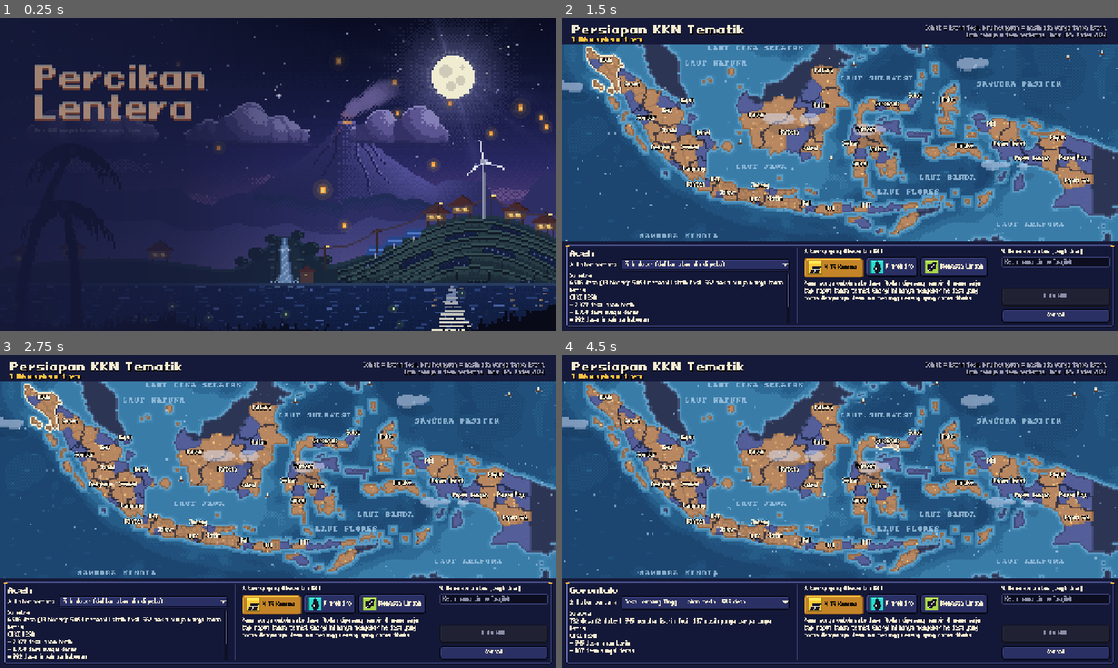
Above: before the commit, frames 1-4 (two rows, left to right).
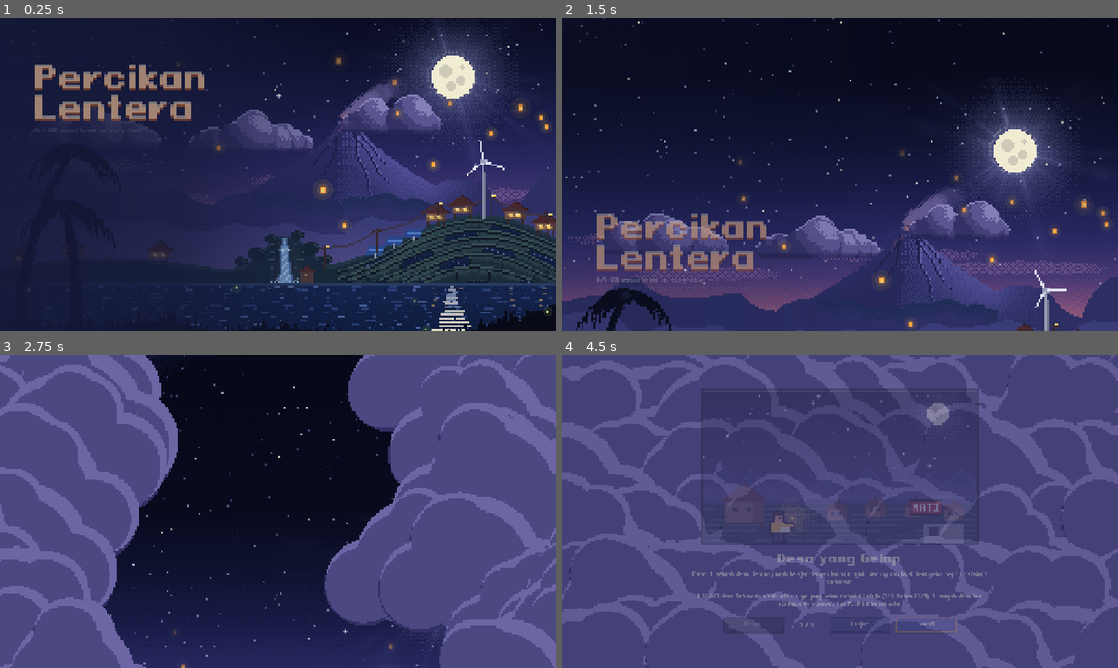
Above: after the commit, the same moments.

Repository: RizqieSufiawan/percikan-lentera
Game: Godot game, scene res://scenes/title.tscn
The game is run twice, just before and just after one commit, with the same random seed, the same clock (stepped at 60 frames per second) and the same inputs. Sound files missing from this copy of the repository are replaced by a short silence.
Inputs (mouse positions are in pixels of both pictures, inside the frame that each line leads up to):
- Up to frame 1 (0.25 s): no input
- Up to frame 2 (1.5 s): click "Permainan Baru" at 0.5 s; click (923, 287) at 1.25 s, where only the run before the commit has a clickable "Lewati"
- Up to frame 3 (2.75 s): tap Enter at 2 s; move the mouse to (278, 480) at 2.02 s; hold Right from 2.03 s (still down); tap Delete at 2.1 s; click (278, 480) at 2.17 s; tap Space at 2.27, 2.57 s
- Up to frame 4 (4.5 s): move the mouse to (728, 527) at 2.77 s; release Right at 2.78 s; hold Down (ui_down) 2.78-3.53 s; tap U at 2.85 s; click (728, 527) at 2.92 s; tap Space at 3.02, 3.32 s; move the mouse to (895, 442) at 3.52 s; hold Right 3.53-4.25 s; tap 1 at 3.6 s; click (895, 442) at 3.67 s; click (923, 624) at 4.25 s, where only the run after the commit has a clickable "Lewati"

The runs differ from the first frame. In frame 1, 3.4% of the frame differs, in the area x 5-100%, y 19-100%; in frame 2, 95%; in frame 3, 91%; in frame 4, 96%, in the area x 0-100%, y 0-100%.

Commit message:
goated transition

Diff:
--- /dev/null
+++ b/scripts/ui/cloud_transition.gd
@@ -0,0 +1,218 @@
+extends CanvasLayer
+## Transisi awan: gumpalan awan datang dari kiri dan kanan sampai menutup layar, scene diganti
+## di balik awan, lalu awan menyibak dari tengah ke pinggir. Dipasang di root, jadi tetap hidup
+## saat scene berganti, lalu menghapus dirinya sendiri.
+##
+## Tiap gumpal awan digambar SEKALI di SubViewport kecilnya sendiri (1 piksel = 1 piksel seni),
+## jadi bentuknya berpiksel seperti seni lain di permainan. Saat bergerak, gambar gumpal itu
+## digeser per piksel layar (bukan per piksel seni / 4 piksel), sehingga gerakannya halus.
+##
+## Pakai:  CloudTransition.play(get_tree(), func(): Game.goto("setup"))
+##
+## Dengan stay = true awan tidak membuka setelah scene diganti, tetapi turun ke belakang layar
+## (jadi latar slide intro) dan bergoyang pelan. resume() lalu mengganti scene di balik awan
+## dan baru membuka awan.
+
+const PX := 4.0  # 1 piksel seni = 4 piksel layar
+const COLS := 8
+const ROWS := 5
+const CLOSE_TIME := 1.5  # lama satu gumpal bergerak masuk (detik)
+const CLOSE_SPREAD := 0.45  # selisih waktu berangkat antar-gumpal
+const HOLD_TIME := 0.2  # awan diam menutup layar setelah scene diganti
+const OPEN_TIME := 1.8
+const OPEN_SPREAD := 0.45
+# Warna awan malam yang disinari bulan (selaras dengan awan di menu utama).
+const SHADOW := Color8(50, 48, 100)
+const BASE := Color8(76, 72, 130)
+const LIGHT := Color8(108, 102, 164)
+
+var on_closed: Callable
+var _view: Control
+var _art := Vector2(320, 180)
+var _puffs: Array = []  # {target, start, exit, balls: [[offset, r]], d_in, d_out}
+var _t := 0.0
+var _phase := 0  # 0 menutup, 1 menunggu scene baru, 2 menahan, 3 membuka, 4 jadi latar (diam)
+var _rng := RandomNumberGenerator.new()
+var _stay := false
+var _clock := 0.0
+var _amp := 0.0  # besar goyangan awan saat jadi latar (0..1)
+
+## Transisi yang sedang jadi latar (fase 4), atau null.
+static var resting: CanvasLayer = null
+
+
+static func play(tree: SceneTree, closed: Callable, stay := false) -> void:
+	var tr = load("res://scripts/ui/cloud_transition.gd").new()
+	tr.on_closed = closed
+	tr._stay = stay
+	tree.root.add_child(tr)
+
+
+## Awan yang sedang jadi latar naik lagi menutupi layar, scene diganti di baliknya, lalu awan
+## membuka. Tanpa awan latar, scene langsung diganti.
+static func resume(closed: Callable) -> void:
+	if resting == null or not is_instance_valid(resting):
+		resting = null
+		closed.call()
+		return
+	var tr = resting
+	resting = null
+	tr.layer = 120
+	tr.on_closed = closed
+	tr._stay = false
+	tr._phase = 1
+	tr._t = 0.0
+	tr.on_closed.call()
+
+
+func is_resting() -> bool:
+	return _phase == 4
+
+
+func _ready() -> void:
+	layer = 120
+	process_mode = Node.PROCESS_MODE_ALWAYS
+	_rng.randomize()
+	var vs := get_viewport().get_visible_rect().size
+	_art = (vs / PX).ceil()
+	_view = Control.new()
+	_view.texture_filter = CanvasItem.TEXTURE_FILTER_NEAREST
+	_view.position = Vector2.ZERO
+	_view.size = vs
+	_view.mouse_filter = Control.MOUSE_FILTER_STOP  # tahan klik selama transisi
+	_view.draw.connect(_draw_clouds)
+	add_child(_view)
+	_build_puffs()
+	for p in _puffs:
+		_bake_puff(p)
+
+
+## Gambar satu gumpal ke SubViewport-nya sendiri (sekali saja, lalu dipakai sebagai tekstur).
+func _bake_puff(p: Dictionary) -> void:
+	var lo := Vector2(INF, INF)
+	var hi := -lo
+	for b in p["balls"]:
+		var r: float = b[1]
+		lo = lo.min(b[0] - Vector2(r + 1, r))
+		hi = hi.max(b[0] + Vector2(r, r + 3))
+	lo = (lo - Vector2(2, 2)).floor()
+	hi = (hi + Vector2(2, 2)).ceil()
+	var vp := SubViewport.new()
+	vp.size = Vector2i(hi - lo)
+	vp.transparent_bg = true
+	vp.disable_3d = true
+	vp.render_target_update_mode = SubViewport.UPDATE_ONCE
+	var cv := Node2D.new()
+	cv.position = -lo
+	var balls: Array = p["balls"]
+	cv.draw.connect(func():
+		# Tiap bola: bayangan di bawah, lalu bola terang, lalu bola dasar yang sedikit digeser ke
+		# kiri bawah, sehingga hanya tepi kanan-atas (yang menghadap bulan) yang tersisa terang.
+		for b in balls:
+			cv.draw_circle((b[0] + Vector2(-1, 3)).round(), b[1], SHADOW)
+		for b in balls:
+			cv.draw_circle(b[0].round(), b[1], LIGHT)
+		for b in balls:
+			var r: float = b[1]
+			cv.draw_circle((b[0] + Vector2(-r * 0.1, r * 0.13)).round(), r * 0.93, BASE))
+	vp.add_child(cv)
+	add_child(vp)
+	p["tex"] = vp.get_texture()
+	p["origin"] = lo  # sudut kiri atas tekstur relatif terhadap pusat gumpal (piksel seni)
+	p["size"] = hi - lo
+
+
+func _build_puffs() -> void:
+	var cw := _art.x / COLS
+	var rh := _art.y / ROWS
+	var mid := _art / 2.0
+	for r in ROWS + 1:
+		for c in COLS + 1:
+			# Kisi rapat (lebih banyak dari layar) supaya saat menutup tidak ada celah.
+			var target := Vector2((c + 0.25 * (r % 2)) * cw, (r + 0.1) * rh) \
+				+ Vector2(_rng.randf_range(-4, 4), _rng.randf_range(-4, 4))
+			var R := _rng.randf_range(0.82, 1.0) * maxf(cw, rh)
+			var side := -1.0 if target.x < mid.x else 1.0
+			var start := target + Vector2(side * (_art.x * 0.75 + _rng.randf_range(0, 60)), _rng.randf_range(-24, 24))
+			var away := (target - mid) / mid  # -1..1
+			var exit := target + Vector2(side * (_art.x * 0.7 + _rng.randf_range(20, 70)), away.y * 50.0)
+			var balls := [[Vector2.ZERO, R]]
+			for k in 2:
+				var s := -1.0 if k == 0 else 1.0
+				var rr := R * _rng.randf_range(0.6, 0.75)
+				balls.append([Vector2(s * R * _rng.randf_range(0.75, 0.95), R * 0.35), rr])
+			for k in _rng.randi_range(2, 3):
+				var ang := deg_to_rad(_rng.randf_range(-150, -30))
+				var rr := R * _rng.randf_range(0.45, 0.6)
+				balls.append([Vector2(cos(ang), sin(ang)) * R * _rng.randf_range(0.55, 0.75), rr])
+			var edge := absf(away.x)  # 0 di tengah, 1 di pinggir
+			_puffs.append({
+				"target": target, "start": start, "exit": exit, "balls": balls,
+				"d_in": _rng.randf_range(0.0, CLOSE_SPREAD),
+				# Menyibak dari tengah: gumpal di tengah berangkat lebih dulu.
+				"d_out": edge * OPEN_SPREAD + _rng.randf_range(0.0, 0.08),
+			})
+	# Gumpal yang lebih rendah digambar belakangan (di depan), seperti awan menumpuk.
+	_puffs.sort_custom(func(a, b): return a["target"].y < b["target"].y)
+
+
+func _process(delta: float) -> void:
+	_t += delta
+	_clock += delta
+	_amp = move_toward(_amp, 1.0 if _phase == 4 else 0.0, delta * 0.8)
+	match _phase:
+		0:
+			if _t >= CLOSE_TIME + CLOSE_SPREAD:
+				_phase = 1
+				_t = 0.0
+				if _stay:
+					resting = self  # sudah diisi sebelum scene baru menjalankan _ready()
+				if on_closed.is_valid():
+					on_closed.call()
+		1:
+			# Beri waktu scene baru dimuat dan menggambar beberapa frame di balik awan.
+			if _t >= 0.1:
+				_phase = 4 if _stay else 2
+				_t = 0.0
+				if _stay:
+					# Turun ke belakang layar: UI scene baru tampil di atas awan.
+					layer = -10
+		2:
+			if _t >= HOLD_TIME:
+				_phase = 3
+				_t = 0.0
+		3:
+			if _t >= OPEN_TIME + OPEN_SPREAD + 0.1:
+				queue_free()
+				return
+	_view.queue_redraw()
+
+
+func _puff_pos(p: Dictionary) -> Array:  # [posisi, skala]
+	match _phase:
+		0:
+			var k := clampf((_t - p["d_in"]) / CLOSE_TIME, 0.0, 1.0)
+			k = 1.0 - pow(1.0 - k, 3.0)  # cepat lalu melambat saat sampai
+			return [p["start"].lerp(p["target"], k), 1.0]
+		3:
+			var k := clampf((_t - p["d_out"]) / OPEN_TIME, 0.0, 1.0)
+			k = 1.0 - cos(k * PI / 2.0)  # pelan lalu makin cepat menyibak
+			return [(p["target"] + _wobble(p)).lerp(p["exit"], k), 1.0]
+	return [p["target"] + _wobble(p), 1.0]
+
+
+func _wobble(p: Dictionary) -> Vector2:
+	var ph: float = p["target"].x * 0.13 + p["target"].y * 0.07
+	return Vector2(sin(_clock * 0.5 + ph) * 3.0, cos(_clock * 0.37 + ph * 1.7) * 1.5) * _amp
+
+
+func _draw_clouds() -> void:
+	if _phase == 1 or _phase == 2 or _phase == 4:
+		_view.draw_rect(Rect2(Vector2.ZERO, _view.size), BASE)  # jaminan: tidak ada celah saat scene diganti
+	for p in _puffs:
+		var c: Vector2 = _puff_pos(p)[0]
+		if c.x < -_art.x * 0.6 or c.x > _art.x * 1.6:
+			continue
+		# Posisi dibulatkan ke piksel LAYAR (bukan piksel seni): bentuk tetap tajam, gerak halus.
+		var tl: Vector2 = ((c + p["origin"]) * PX).round()
+		_view.draw_texture_rect(p["tex"], Rect2(tl, p["size"] * PX), false)
--- a/scripts/ui/map_view.gd
+++ b/scripts/ui/map_view.gd
@@ -73,6 +73,11 @@
 var _region_layer: Control
 var _overlay: Control
 var _sea: ColorRect
+## Suasana malam peta: 1 = malam pekat (awal permainan), 0 = terang (semua desa bersih).
+var night := 1.0
+var _night_target := 1.0
+var _night_ready := false
+const NIGHT_AMBIENT := Color(0.55, 0.56, 0.8)  # warna awan/kapal di peta saat malam
 ## Awan, perahu, burung, asap fosil, dan percikan energi bersih (scripts/ui/map_ambient.gd).
 var _ambient: Control
 
@@ -118,6 +123,7 @@
 		nodes[p.id] = n
 		if p.region_mask:
 			_prepare_region(p)
+	set_night(1.0)
 	tooltip_text = "peta"  # isi sebenarnya dari _get_tooltip()
 	resized.connect(_layout)
 	_layout.call_deferred()
@@ -328,6 +334,12 @@
 
 func refresh() -> void:
 	var sim := Game.sim
+	# Makin banyak desa memakai energi bersih, makin terang. Dipangkatkan < 1 supaya kemajuan awal
+	# sudah terasa.
+	_night_target = 1.0 - pow(clampf(sim.access_ratio(), 0.0, 1.0), 0.7)
+	if not _night_ready:  # pertama kali (mis. memuat simpanan): langsung ke suasana yang benar
+		_night_ready = true
+		set_night(_night_target)
 	for id in nodes:
 		var s: Simulation.ProvinceState = sim.provinces[id]
 		nodes[id].refresh(s, Game.db.ui, sim.is_reachable(s))
@@ -425,6 +437,8 @@
 
 
 func _process(delta: float) -> void:
+	if not is_equal_approx(night, _night_target):
+		set_night(move_toward(night, _night_target, delta * 0.15))
 	if not _animating:
 		return
 	_animating = false
@@ -444,8 +458,19 @@
 	_geom_tex.update(_geom_img)
 
 
+func set_night(v: float) -> void:
+	night = v
+	if _sea:
+		(_sea.material as ShaderMaterial).set_shader_parameter("night", v)
+	for id in _regions:
+		(_regions[id].material as ShaderMaterial).set_shader_parameter("night", v)
+	if _ambient:
+		_ambient.modulate = Color.WHITE.lerp(NIGHT_AMBIENT, v)
+
+
 ## Selesaikan semua animasi sebaran seketika (dipakai tes/screenshot).
 func finish_spread_animation() -> void:
+	set_night(_night_target)
 	for k in _cell_count:
 		_r_now[k] = _r_target[k]
 		var g := _geom_img.get_pixel(k, 0)
--- a/scripts/ui/slides_screen.gd
+++ b/scripts/ui/slides_screen.gd
@@ -1,8 +1,11 @@
 extends Control
 ## Slide intro cerita / panduan. Isi dari data/slides/*.tres (urutan di database.tres).
 
+const CLOUD_TRANSITION := preload("res://scripts/ui/cloud_transition.gd")
+
 var _slides: Array[SlideData] = []
 var _index: int = 0
+var _leaving := false
 
 
 func _ready() -> void:
@@ -11,9 +14,16 @@
 	%NextBtn.pressed.connect(func(): _go(_index + 1))
 	%SkipBtn.pressed.connect(_finish)
 	_go(0)
+	if CLOUD_TRANSITION.resting != null:
+		# Datang dari menu lewat awan: awan jadi latar, slide muncul pelan di atasnya.
+		$Bg.color = Color(Palette.NIGHT, 0.5)
+		modulate.a = 0.0
+		create_tween().tween_property(self, "modulate:a", 1.0, 0.5)
 
 
 func _go(i: int) -> void:
+	if _leaving:
+		return
 	Audio.sfx(&"click")
 	if i >= _slides.size():
 		_finish()
@@ -41,6 +51,15 @@
 
 
 func _finish() -> void:
+	if _leaving:
+		return
+	_leaving = true
 	if Game.slides_mode == "intro":
 		Game.intro_seen = true
-	Game.goto(Game.slides_next)
+	if CLOUD_TRANSITION.resting == null:
+		Game.goto(Game.slides_next)
+		return
+	# Slide memudar, awan naik menutup lagi, peta dimuat di baliknya, lalu awan membuka.
+	var tw := create_tween()
+	tw.tween_property(self, "modulate:a", 0.0, 0.35)
+	tw.tween_callback(func(): CLOUD_TRANSITION.resume(func(): Game.goto(Game.slides_next)))
--- a/scripts/ui/title_screen.gd
+++ b/scripts/ui/title_screen.gd
@@ -28,6 +28,15 @@
 const LAKE2 := Color8(72, 96, 156)
 const PALMS := preload("res://assets/ui/title_palms.png")
 const CREDITS := preload("res://scripts/ui/credits_panel.gd")
+const CLOUD_TRANSITION := preload("res://scripts/ui/cloud_transition.gd")
+## Langit di atas title_sky.png (tools/make_title_sky_high.py), terlihat saat kamera naik.
+const SKY_HIGH := preload("res://assets/ui/title_sky_high.png")
+const HIGH_H := 220  # tinggi SKY_HIGH dalam piksel seni
+## Seberapa jauh tiap lapisan turun saat kamera naik (dikali jarak naik). Lapisan jauh bergerak
+## lebih sedikit, jadi gunung dan desa tertinggal di bawah sementara langit berbintang terbuka.
+const PAN_DEPTH := [0.5, 0.72, 0.88, 1.0]
+const PAN_TIME := 2.0  # lama kamera naik (detik)
+const PAN_CLOUDS_AT := 1.5  # awan mulai menutup layar (detik sejak klik)
 const PALM_FRAMES := 16
 const PALM_BOX := Rect2(0, 52, 108, 128)  # piksel seni, sama dengan make_title_bg.py
 const PALM_FPS := 7.0
@@ -71,6 +80,10 @@
 var _next_birds := 14.0
 var _next_shooting := 4.0
 var _par := Vector2.ZERO
+var _pan := 0.0  # jarak kamera naik (piksel layar); 0 = posisi menu biasa
+var _leaving := false
+var _hisky: TextureRect
+var _hi_stars: Array = []  # bintang berkelip di langit atas: {p (piksel gambar, y negatif), ph, sp, big}
 var _time := 0.0
 var _rng := RandomNumberGenerator.new()
 
@@ -92,6 +105,11 @@
 		_stars.append({"p": g * 4.0, "ph": _rng.randf() * TAU, "sp": _rng.randf_range(0.6, 2.2),
 			"lvl": 0.55 if roll < 0.55 else (0.85 if roll < 0.9 else 1.0), "big": roll >= 0.9,
 			"col": Color(1, 0.98, 0.9) if _rng.randf() < 0.7 else Color(0.8, 0.86, 1.0)})
+	for i in 110:
+		var big := _rng.randf() < 0.12
+		_hi_stars.append({"p": Vector2(_rng.randi_range(0, 319), -_rng.randi_range(2, HIGH_H - 2)) * 4.0,
+			"ph": _rng.randf() * TAU, "sp": _rng.randf_range(0.5, 2.0), "big": big,
+			"col": Color(1, 0.97, 0.88) if _rng.randf() < 0.65 else Color(0.78, 0.85, 1.0)})
 	_spawn_cloud_groups()
 	# Asap gunung sudah mengepul sejak awal (tidak mulai dari kosong).
 	for i in 20:
@@ -128,6 +146,14 @@
 		tr.mouse_filter = Control.MOUSE_FILTER_IGNORE
 		%Scenery.add_child(tr)
 		if i == 0:
+			_hisky = TextureRect.new()
+			_hisky.texture = SKY_HIGH
+			_hisky.texture_filter = CanvasItem.TEXTURE_FILTER_NEAREST
+			_hisky.expand_mode = TextureRect.EXPAND_IGNORE_SIZE
+			_hisky.stretch_mode = TextureRect.STRETCH_SCALE
+			_hisky.mouse_filter = Control.MOUSE_FILTER_IGNORE
+			_hisky.draw.connect(_draw_high_stars)
+			tr.add_child(_hisky)
 			_rays = ColorRect.new()
 			_rays.mouse_filter = Control.MOUSE_FILTER_IGNORE
 			var rm := ShaderMaterial.new()
@@ -150,7 +176,13 @@
 		var tr := _layers[i]
 		var d: float = LAYERS[i][1]
 		tr.size = vs + Vector2.ONE * MARGIN * 2.0
-		tr.position = (Vector2(-MARGIN, -MARGIN) - _par * MARGIN * d).round()
+		tr.position = (Vector2(-MARGIN, -MARGIN) - _par * MARGIN * d + Vector2(0, _pan * PAN_DEPTH[i])).round()
+	if _hisky:
+		# Tepat di atas gambar langit, dengan skala yang sama.
+		var tr0 := _layers[0]
+		var k0 := maxf(tr0.size.x / IMG.x, tr0.size.y / IMG.y)
+		_hisky.size = Vector2(IMG.x, HIGH_H * 4.0) * k0
+		_hisky.position = _map(tr0, Vector2.ZERO) - Vector2(0, _hisky.size.y)
 	if _rays:
 		# Tepat menutup gambar langit di dalam lapisannya (gambar diperbesar & dipotong "cover").
 		var tr0 := _layers[0]
@@ -367,6 +399,9 @@
 	_update_houses(delta)
 	for fx in _fx:
 		fx.queue_redraw()
+	if _pan > 0.0:
+		_hisky.queue_redraw()
+		%Margin.position.y = _pan
 
 
 func _draw_sky_fx() -> void:
@@ -887,11 +922,50 @@
 		c.draw_rect(Rect2((p / px).floor() * px, Vector2(px, px)), Color(0.85, 1.0, 0.55, a))
 
 
+func _draw_high_stars() -> void:
+	var px := _pix(_layers[0])
+	var k := _hisky.size.x / IMG.x
+	for st in _hi_stars:
+		var w := 0.5 + 0.5 * sin(_time * st["sp"] + st["ph"])
+		var a: float = 0.3 + 0.7 * w
+		var p: Vector2 = Vector2(st["p"].x, st["p"].y + HIGH_H * 4.0) * k
+		_hisky.draw_rect(Rect2(p, Vector2(px, px)), Color(st["col"], a))
+		if st["big"] and a > 0.75:
+			var arm := Color(0.75, 0.78, 0.98, (a - 0.75) * 3.0)
+			for o in [Vector2(px, 0), Vector2(-px, 0), Vector2(0, px), Vector2(0, -px)]:
+				_hisky.draw_rect(Rect2(p + o, Vector2(px, px)), arm)
+
+
+## Permainan Baru: kamera naik ke langit berbintang (menu dan pemandangan tertinggal di bawah),
+## lalu awan menutup layar dan membuka ke layar berikutnya.
 func _on_start() -> void:
+	if _leaving:
+		return
+	_leaving = true
 	Audio.sfx(&"click")
-	if Game.intro_seen:
-		Game.goto("setup")
-	else:
-		Game.slides_mode = "intro"
-		Game.slides_next = "setup"
-		Game.goto("slides")
+	for b in _buttons:
+		b.disabled = true
+		b.focus_mode = Control.FOCUS_NONE
+		b.release_focus()
+	var dist := get_viewport_rect().size.y * 1.1
+	var tw := create_tween()
+	tw.tween_method(func(v: float): _pan = v, 0.0, dist, PAN_TIME) \
+		.set_trans(Tween.TRANS_SINE).set_ease(Tween.EASE_IN_OUT)
+	# Teks dan tombol memudar satu per satu (dari bawah ke atas) sambil ikut turun.
+	var fade := create_tween().set_parallel(true)
+	var items: Array = [%GameTitle, %Subtitle, %Tagline]
+	items.append_array(_buttons)
+	items.reverse()
+	for i in items.size():
+		fade.tween_property(items[i], "modulate:a", 0.0, 0.45).set_delay(0.15 + 0.06 * i)
+	fade.tween_property(%Shade, "modulate:a", 0.0, 1.2)
+	get_tree().create_timer(PAN_CLOUDS_AT).timeout.connect(func():
+		# Intro belum dilihat: awan tetap menutup dan jadi latar slide intro, baru membuka ke peta
+		# setelah slide selesai (lihat slides_screen.gd).
+		CLOUD_TRANSITION.play(get_tree(), func():
+			if Game.intro_seen:
+				Game.goto("setup")
+			else:
+				Game.slides_mode = "intro"
+				Game.slides_next = "setup"
+				Game.goto("slides"), not Game.intro_seen))
--- a/shaders/region_cells.gdshader
+++ b/shaders/region_cells.gdshader
@@ -32,6 +32,14 @@
 uniform sampler2D cell_mix : filter_nearest;
 uniform float selected_cell = -1.0;
 uniform float lights = 1.0;
+// Suasana malam (1 = malam pekat, 0 = terang): tanah yang belum bersih ikut gelap, sedangkan
+// desa berenergi bersih dan lampunya tetap terang, jadi terlihat menyala di tengah malam.
+uniform float night = 0.0;
+
+vec3 night_land(vec3 c) {
+	vec3 n = c * vec3(0.46, 0.44, 0.62);
+	return mix(n, vec3(0.08, 0.08, 0.2), 0.2);
+}
 
 float hash(vec2 v) {
 	return fract(sin(dot(v, vec2(12.9898, 78.233))) * 43758.5453);
@@ -76,6 +84,7 @@
 		vec4 geo = texture(cell_geom, vec2(u, 0.5));
 		c = mix(color_dark.rgb, color_fossil.rgb, geo.a);
 		c = mix(c, region_tint.rgb, region_tint.a);
+		c = mix(c, night_land(c), night);
 		// Kloter menyala titik demi titik (1 titik peta ~ 9 desa), bukan sekaligus.
 		bool on = texture(cell_rank, auv).r < geo.z;
 		if (col.a > 0.5 && on) {
--- a/shaders/sea.gdshader
+++ b/shaders/sea.gdshader
@@ -13,6 +13,15 @@
 uniform float amount = 1.0;
 // Gambar laut lebih luas dari peta: tambahan sekian piksel referensi di tiap sisi (tools/make_sea.py).
 uniform vec2 sea_ext = vec2(320.0, 180.0);
+// Suasana malam seperti menu utama (1 = malam pekat, 0 = terang). Makin banyak desa memakai
+// energi bersih, makin terang (diatur scripts/ui/map_view.gd).
+uniform float night = 0.0;
+
+vec3 night_sea(vec3 c) {
+	// Laut malam: gelap, biru keunguan (selaras danau di menu utama).
+	vec3 n = c * vec3(0.42, 0.40, 0.62);
+	return mix(n, vec3(0.05, 0.06, 0.17), 0.25);
+}
 
 float hash(vec2 v) {
 	return fract(sin(dot(v, vec2(127.1, 311.7))) * 43758.5453);
@@ -28,6 +37,7 @@
 	c.rgb = mix(c.rgb, vec3(23.0, 55.0, 94.0) / 255.0, fade);
 	vec2 gp = floor(suv * ref_size / pixel);
 	bool water = c.b > c.r + 0.08 && c.b > 0.15;
+	c.rgb = mix(c.rgb, night_sea(c.rgb), night);
 	if (water) {
 		// Setiap kilau hidup beberapa detik di posisi acak, lalu pindah.
 		float phase = TIME * 0.35 + hash(vec2(gp.y, 7.0)) * 10.0;
@@ -35,7 +45,8 @@
 		float h = hash(gp + vec2(slot * 13.0, slot * 7.0));
 		if (h < 0.0025 * amount) {
 			float glow = sin(fract(phase) * 3.14159);
-			c.rgb = mix(c.rgb, vec3(0.75, 0.9, 1.0), 0.6 * glow);
+			// Malam: kilau jadi pantulan bulan, lebih jarang tapi tetap terang.
+			c.rgb = mix(c.rgb, mix(vec3(0.75, 0.9, 1.0), vec3(0.8, 0.82, 1.0), night), 0.6 * glow);
 		}
 	}
 	COLOR = vec4(c.rgb, 1.0);
Binary file added: assets/ui/title_sky_high.png
Not shown, added: assets/ui/title_sky_high.png.import
Not shown, added: scripts/ui/cloud_transition.gd.uid
